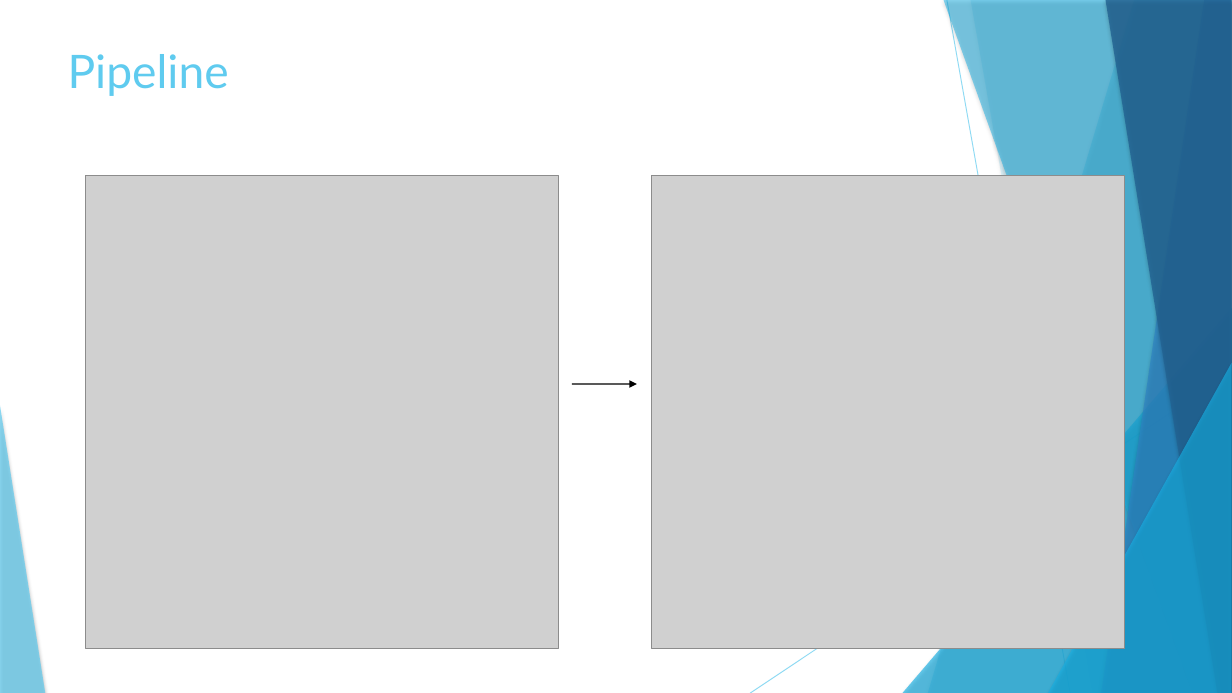
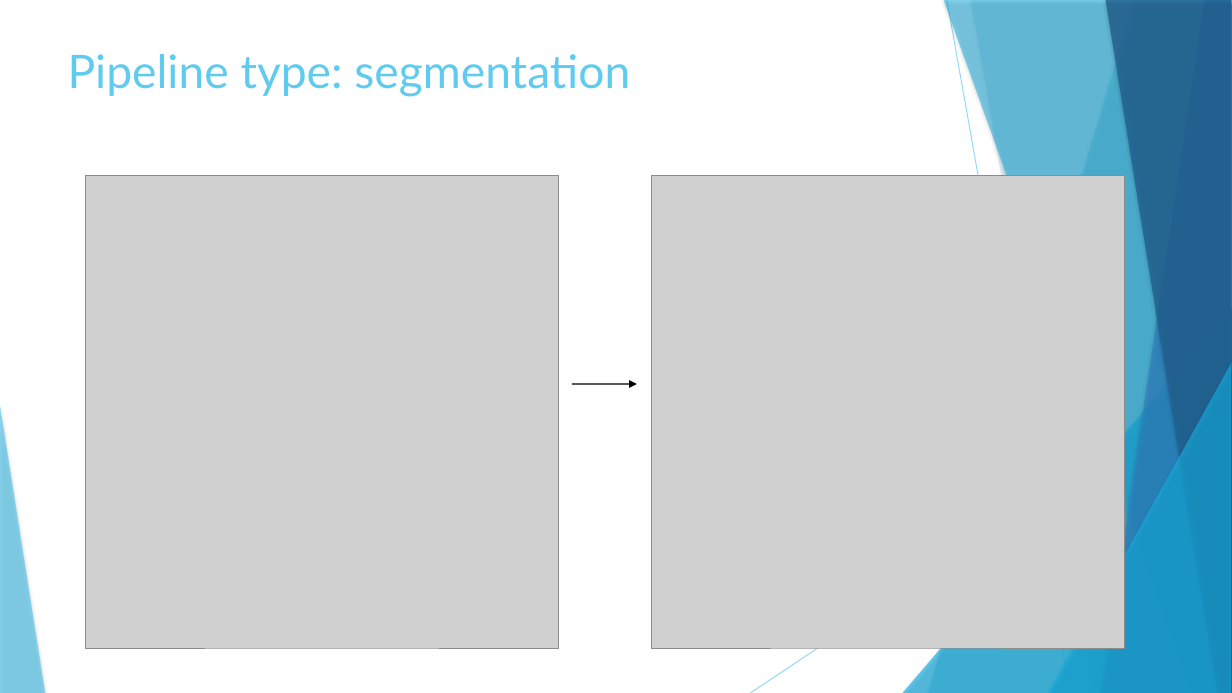
Before and after one commit to Elie-Bordron/DEA-dataviz, a slide deck: slide 5 of docs/docs_I_made/slides/soutenance.pptx. Drawn at 1232x693 pixels with LibreOffice and Linux fonts; fonts in the diff are those of the drawing; grey boxes stand for pictures. Boxes give left, top, right and bottom in pixels: in the first picture for what was removed or moved away, otherwise in the second. Text is boxed around its words. In the diff, an @@ line names an element or a change of style, - is before the commit and + after.

```diff
--- a/docs/docs_I_made/slides/soutenance.pptx
+++ b/docs/docs_I_made/slides/soutenance.pptx
@@ freeform shape at <box>1105,0,1231,693</box>: outline redrawn @@
@@ title at <box>68,54,630,97</box>: text changed @@
-Pipeline
+Pipeline type: segmentation
```
Also in this commit, not shown: 4 other slides changed, 10 slides added, 10 slides removed, 2 other files.
